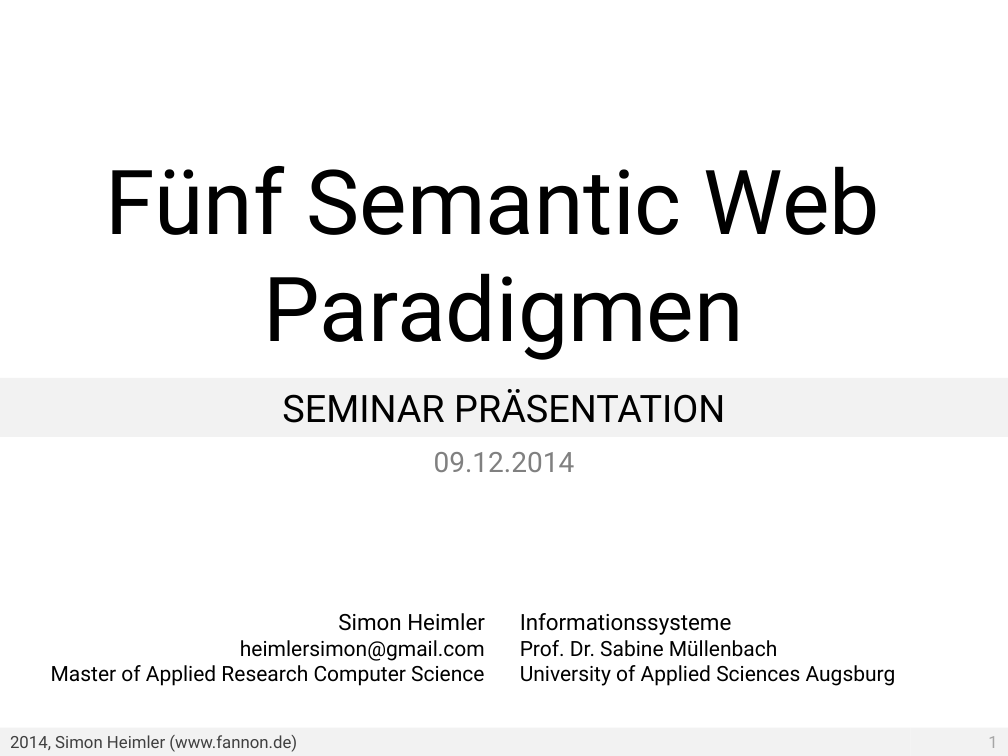
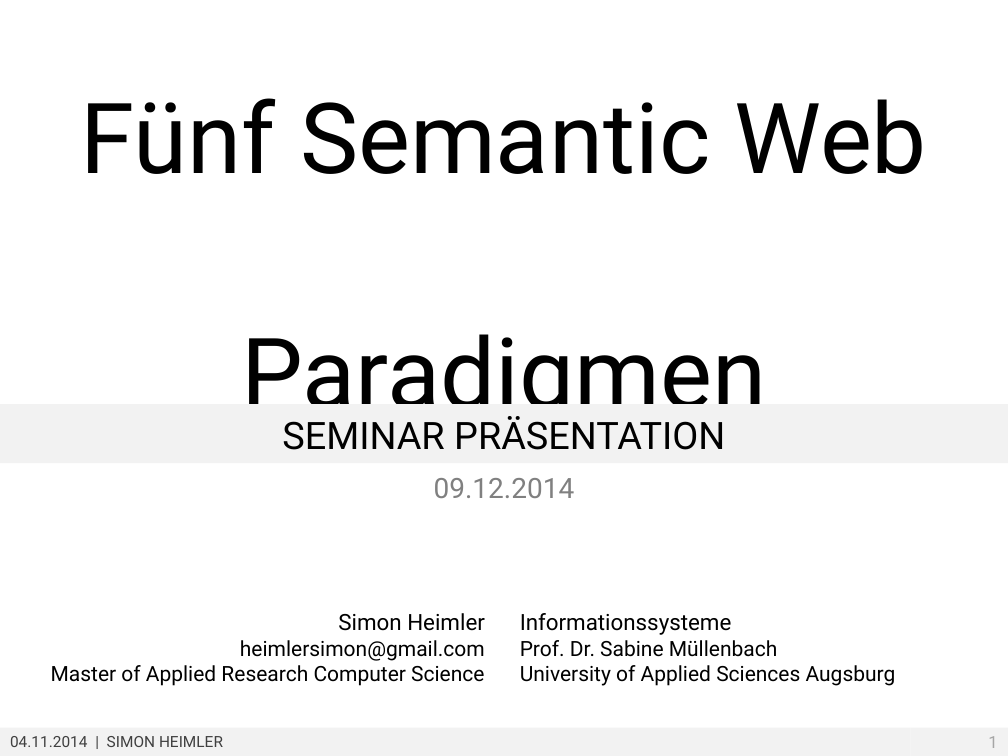
Before and after one commit to Fannon/SemanticWebParadigmen, a slide deck: slide 1 of Semantic Web Paradigmen PPT.pptx. Drawn at 1008x756 pixels with LibreOffice and Linux fonts; fonts in the diff are those of the drawing; background and template pictures are left out. Boxes give left, top, right and bottom in pixels: in the first picture for what was removed or moved away, otherwise in the second. Text is boxed around its words. In the diff, an @@ line names an element or a change of style, - is before the commit and + after.

```diff
--- a/Semantic Web Paradigmen PPT.pptx
+++ b/Semantic Web Paradigmen PPT.pptx
@@ title "Fünf Semantic Web Paradigmen": place and size @@
-title "Fünf Semantic Web Paradigmen" at box(106, 166, 880, 360)
+title "Fünf Semantic Web Paradigmen" at box(81, 98, 927, 431)
@@ title "Fünf Semantic Web Paradigmen" at box(81, 98, 927, 431): size 64 to 70 pt @@
@@ 2 texts, 1 rectangle: place and size @@
-2 texts, 1 rectangle at box(0, 378, 1008, 472)
+2 texts, 1 rectangle at box(0, 404, 1008, 498)
@@ text in rectangle at box(10, 736, 223, 747): text changed; size 12 to 11 pt @@
-2014, Simon Heimler (www.fannon.de)
+04.11.2014 | SIMON HEIMLER
```
Also in this commit, not shown: 1 other slide changed, 1 slide added, 1 slide removed, 1 other file.
